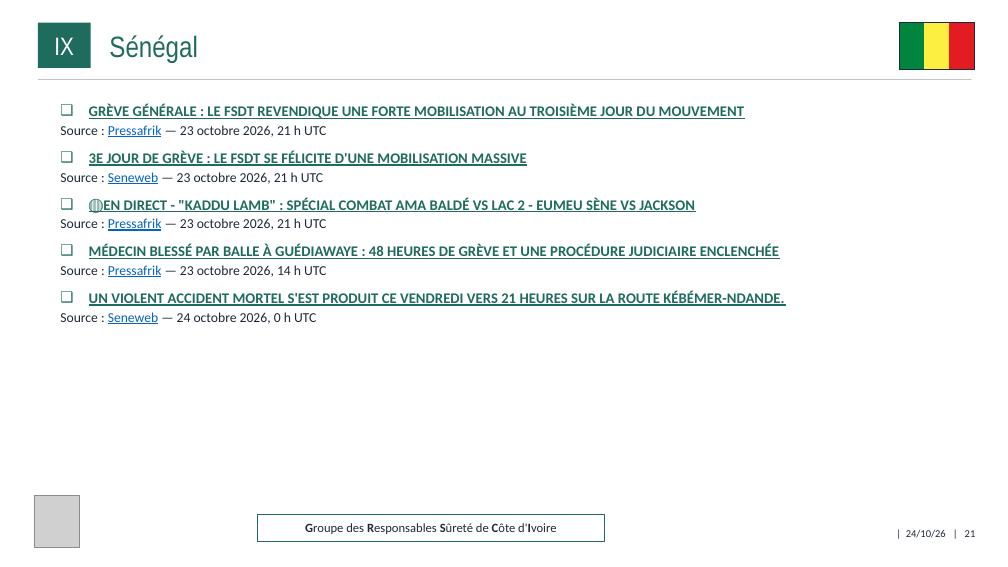
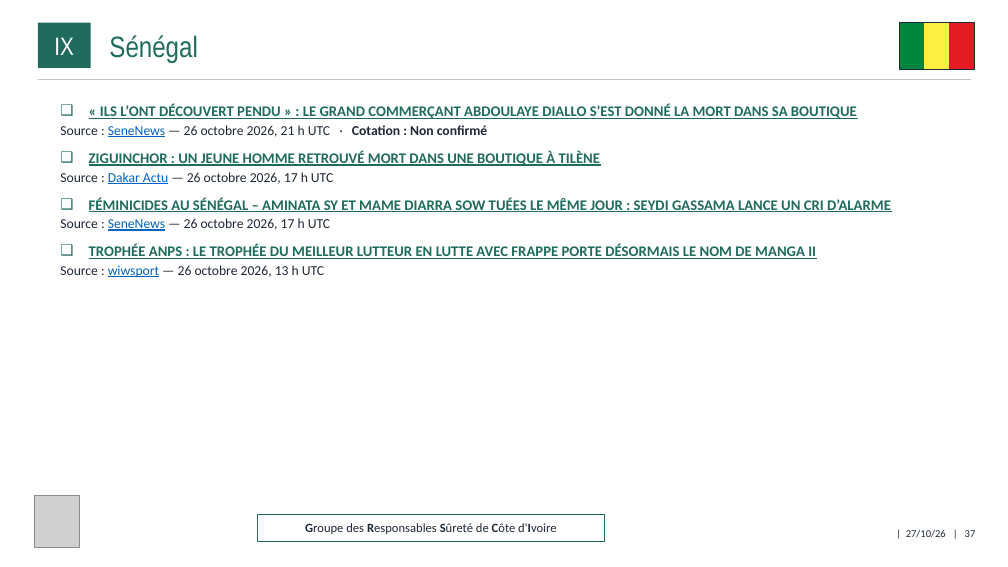
Before and after one commit to ytl1-ops/SentiqS, a slide deck: slide 37 of web/rapports/GRSCI/2026-10.pptx (slide 21 before the commit). Drawn at 1008x567 pixels with LibreOffice and Linux fonts; fonts in the diff are those of the drawing; grey boxes stand for pictures. Boxes give left, top, right and bottom in pixels: in the first picture for what was removed or moved away, otherwise in the second. Text is boxed around its words. In the diff, an @@ line names an element or a change of style, - is before the commit and + after.

```diff
--- a/web/rapports/GRSCI/2026-10.pptx
+++ b/web/rapports/GRSCI/2026-10.pptx
@@ text at [60, 104, 891, 277]: text changed @@
-❑ GRÈVE GÉNÉRALE : LE FSDT REVENDIQUE UNE FORTE MOBILISATION AU TROISIÈME JOUR DU MOUVEMENT
-  ▪ Source : Pressafrik — 23 octobre 2026, 21 h UTC
-❑ 3E JOUR DE GRÈVE : LE FSDT SE FÉLICITE D'UNE MOBILISATION MASSIVE
-  ▪ Source : Seneweb — 23 octobre 2026, 21 h UTC
-❑ 🔴EN DIRECT - "KADDU LAMB" : SPÉCIAL COMBAT AMA BALDÉ VS LAC 2 - EUMEU SÈNE VS JACKSON
-  ▪ Source : Pressafrik — 23 octobre 2026, 21 h UTC
-❑ MÉDECIN BLESSÉ PAR BALLE À GUÉDIAWAYE : 48 HEURES DE GRÈVE ET UNE PROCÉDURE JUDICIAIRE ENCLENCHÉE
-  ▪ Source : Pressafrik — 23 octobre 2026, 14 h UTC
-❑ UN VIOLENT ACCIDENT MORTEL S'EST PRODUIT CE VENDREDI VERS 21 HEURES SUR LA ROUTE KÉBÉMER-NDANDE.
-  ▪ Source : Seneweb — 24 octobre 2026, 0 h UTC
+❑ « ILS L’ONT DÉCOUVERT PENDU » : LE GRAND COMMERÇANT ABDOULAYE DIALLO S’EST DONNÉ LA MORT DANS SA BOUTIQUE
+  ▪ Source : SeneNews — 26 octobre 2026, 21 h UTC · Cotation : Non confirmé
+❑ ZIGUINCHOR : UN JEUNE HOMME RETROUVÉ MORT DANS UNE BOUTIQUE À TILÈNE
+  ▪ Source : Dakar Actu — 26 octobre 2026, 17 h UTC
+❑ FÉMINICIDES AU SÉNÉGAL – AMINATA SY ET MAME DIARRA SOW TUÉES LE MÊME JOUR : SEYDI GASSAMA LANCE UN CRI D’ALARME
+  ▪ Source : SeneNews — 26 octobre 2026, 17 h UTC
+❑ TROPHÉE ANPS : LE TROPHÉE DU MEILLEUR LUTTEUR EN LUTTE AVEC FRAPPE PORTE DÉSORMAIS LE NOM DE MANGA II
+  ▪ Source : wiwsport — 26 octobre 2026, 13 h UTC
@@ text at [906, 530, 976, 538]: text changed @@
-| 24/10/26 | 21
+| 27/10/26 | 37
```
Also in this commit, not shown: 21 other slides changed, 16 slides added, 8 other files.
